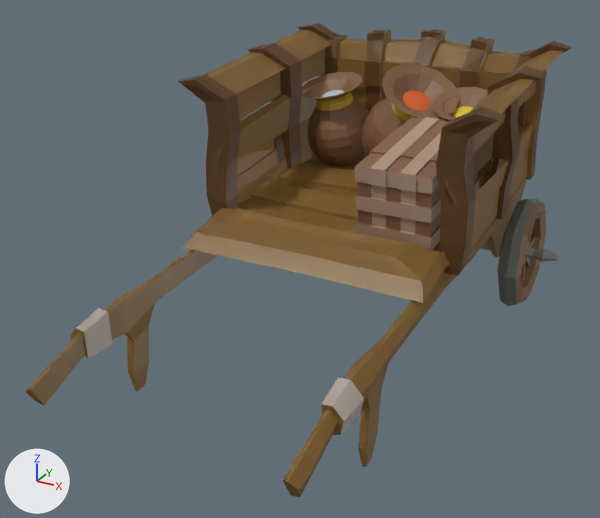
One commit to the Blender file CoTyPhu_Prototype/Assets/3DModels/Building_LV1_Cargo.blend: the scene before it, then after it.
Before and after are seen from a camera (50 mm lens) standing at (9.37, -21.79, 10.97) and looking at (-0.37, -4.07, 2.11). Lighting does not change. The marker at lower left points along +X, +Y and +Z.

Objects in the first picture: 'CARGO', 'Cube', 'FoodBag', 'GoldBag', 'SilverBag', 'Wheels'.
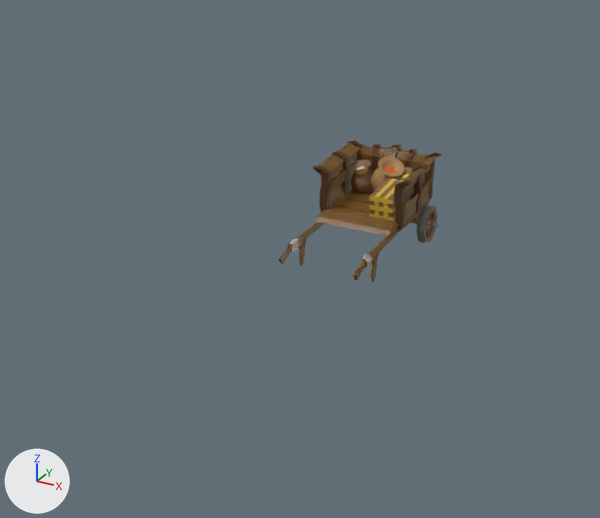
Commit message: Add Building_LV3

Boxes [x1, y1, x2, y2] around the edits, measured in the pictures (600 x 518 px):
'CARGO', reshaped, rescaled, modifiers changed (70% narrower, 70% shorter): before [26, 23, 573, 497]; after [279, 140, 442, 282]
'Cube', deleted (brown): before [355, 117, 480, 250]
'SilverBag', deleted (brown): before [302, 72, 370, 166]
'FoodBag', deleted (brown): before [361, 64, 459, 157]
'Wheels', deleted: before [480, 199, 559, 306]
'GoldBag', deleted (brown): before [432, 87, 488, 178]
part 1 of me_cube, added (brown): after [279, 222, 324, 266]
part 2 of me_cube, added (brown): after [313, 140, 362, 212]
part 3 of me_cube, added (brown): after [314, 144, 442, 282]
part 4 of me_cube, surface changed (brown): before [26, 23, 573, 497]

Edits to the bpy script that builds the scene:
```text
Change me_cube:
    used by ob_cargo; location = (0.0, 0.0, 2.27); rotation_euler = (0.0867, 0.0, 0.0), in degrees (5, 0, 0)
    remove me_cube.from_pydata(...)  # 499 vertices, 461 faces; spans x 0.0..4.5, y -11.2..4.7, z -2.5..4.4
    add me_cube.from_pydata(...)  # 3288 vertices, 3267 faces; spans x -5.1..5.1, y -11.2..4.7, z -3.3..4.4
    me_cube part 1: the loose piece of 85 vertices spanning x 3.0..3.6, y -11.2..4.2, z -2.5..0.5 is copied, and the copy is mirrored in x about the mesh origin; it spans x -3.6..-3.0, y -11.2..4.2, z -2.5..0.5
    me_cube part 2: the loose piece of 174 vertices spanning x 3.0..4.5, y -3.2..4.2, z 0.2..4.4 is copied, and the copy is mirrored in x about the mesh origin; it spans x -4.5..-3.0, y -3.2..4.2, z 0.2..4.4
    me_cube part 3: 2063 vertices added at x -5.1..5.1, y -11.2..4.7, z -3.3..4.4
    me_cube part 4: 456 kept faces spanning x 0.0..4.5, y -11.2..4.7, z -2.5..4.4 get new texture (UV) coordinates
    add me_cube.materials.append(mat_material_001)  # picture img_imphenziapalette01_png
    add me_cube.materials.append(mat_material_002)  # picture img_imphenziapalette01_png
    add me_cube.materials.append(mat_material_003)  # picture img_imphenziapalette01_png
Change ob_cargo:
    remove _m = ob_cargo.modifiers.new('Mirror', 'MIRROR')
    remove _m.use_clip = True
    remove _m = ob_cargo.modifiers.new('Mirror.001', 'MIRROR')
    remove _m.use_clip = True
    ob_cargo.scale: (1.0, 1.0, 1.0) -> (0.346, 0.346, 0.346)
Remove ob_wheels:
    ob_wheels = bpy.data.objects.new('Wheels', me_cylinder)
    ob_wheels.parent = ob_cargo
    ob_wheels.location = (0.0, 2.042, -1.545)
    ob_wheels.rotation_euler = (0.0, 1.571, 0.0)  # degrees (0, 90, 0)
    ob_wheels.scale = (0.4, 0.389, 2.58)
    _m = ob_wheels.modifiers.new('Mirror', 'MIRROR')
    _m.use_axis = (False, False, True)
Remove ob_goldbag:
    ob_goldbag = bpy.data.objects.new('GoldBag', me_sphere)
    ob_goldbag.parent = ob_cargo
    ob_goldbag.matrix_parent_inverse = Matrix(((1.0, 0.0, 0.0, 0.0), (0.0, 0.996, 0.0866, 0.0), (0.0, -0.0866, 0.996, 0.0), (0.0, 0.0, 0.0, 1.0)))
    ob_goldbag.location = (2.012, 2.006, 1.719)
    ob_goldbag.rotation_euler = (0.357, 0.0, 0.0)  # degrees (20, 0, 0)
    ob_goldbag.scale = (1.02, 1.02, 1.02)
Remove ob_foodbag:
    ob_foodbag = bpy.data.objects.new('FoodBag', me_sphere_001)
    ob_foodbag.parent = ob_cargo
    ob_foodbag.matrix_parent_inverse = Matrix(((1.0, 0.0, 0.0, 0.0), (0.0, 0.996, 0.0866, 0.0), (0.0, -0.0866, 0.996, 0.0), (0.0, 0.0, 0.0, 1.0)))
    ob_foodbag.location = (-0.0595, 2.006, 1.764)
    ob_foodbag.rotation_euler = (0.357, 0.437, 0.0)  # degrees (20, 25, 0)
    ob_foodbag.scale = (1.3, 1.3, 1.3)
Remove ob_silverbag:
    ob_silverbag = bpy.data.objects.new('SilverBag', me_sphere_002)
    ob_silverbag.parent = ob_cargo
    ob_silverbag.matrix_parent_inverse = Matrix(((1.0, 0.0, 0.0, 0.0), (0.0, 0.996, 0.0866, 0.0), (0.0, -0.0866, 0.996, 0.0), (0.0, 0.0, 0.0, 1.0)))
    ob_silverbag.location = (-2.188, 2.006, 1.611)
    ob_silverbag.rotation_euler = (0.217, -0.161, 0.181)  # degrees (12, -9.2, 10)
    ob_silverbag.scale = (1.12, 1.12, 1.12)
Remove ob_cube:
    ob_cube = bpy.data.objects.new('Cube', me_cube_001)
    ob_cube.parent = ob_cargo
    ob_cube.matrix_parent_inverse = Matrix(((1.0, 0.0, 0.0, 0.0), (0.0, 0.996, 0.0866, -0.197), (0.0, -0.0866, 0.996, -2.261), (0.0, 0.0, 0.0, 1.0)))
    ob_cube.location = (8.464, -0.116, 3.058)
    ob_cube.scale = (1.0, 1.85, 1.0)
```
